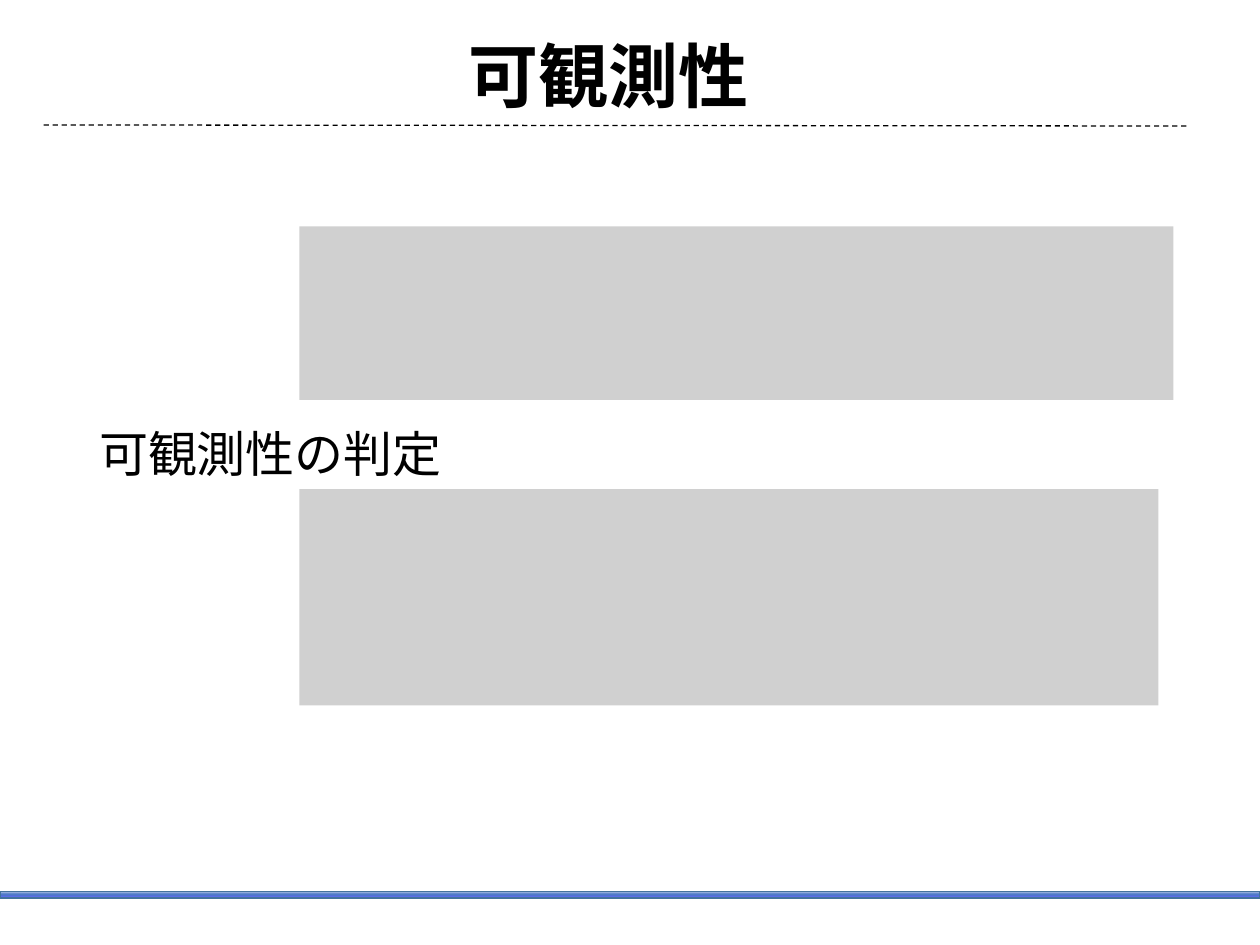
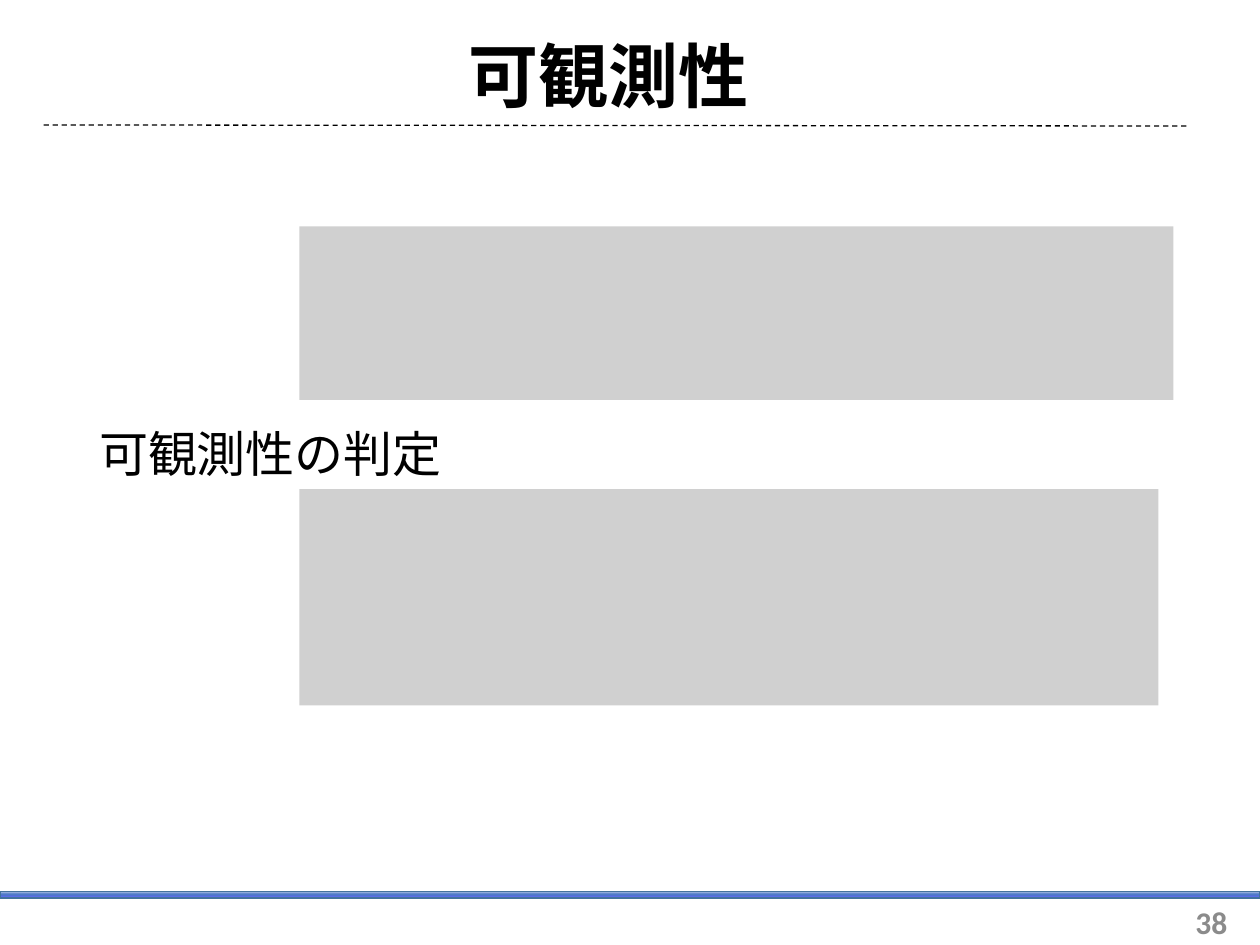
Before and after one commit to arabian9ts/Pendulum, a slide deck: slide 38 of presentation/pendulum_theory.pptx. Drawn at 1260x945 pixels with LibreOffice and Linux fonts; fonts in the diff are those of the drawing; grey boxes stand for pictures. Boxes give left, top, right and bottom in pixels: in the first picture for what was removed or moved away, otherwise in the second. Text is boxed around its words. In the diff, an @@ line names an element or a change of style, - is before the commit and + after.

```diff
--- a/presentation/pendulum_theory.pptx
+++ b/presentation/pendulum_theory.pptx
@@ page number added at (1195, 912, 1227, 934), 18 pt, text #8C8C8C, bold @@
+38
```
Also in this commit, not shown: 11 other slides changed, 1 slide added, 10 other files.
